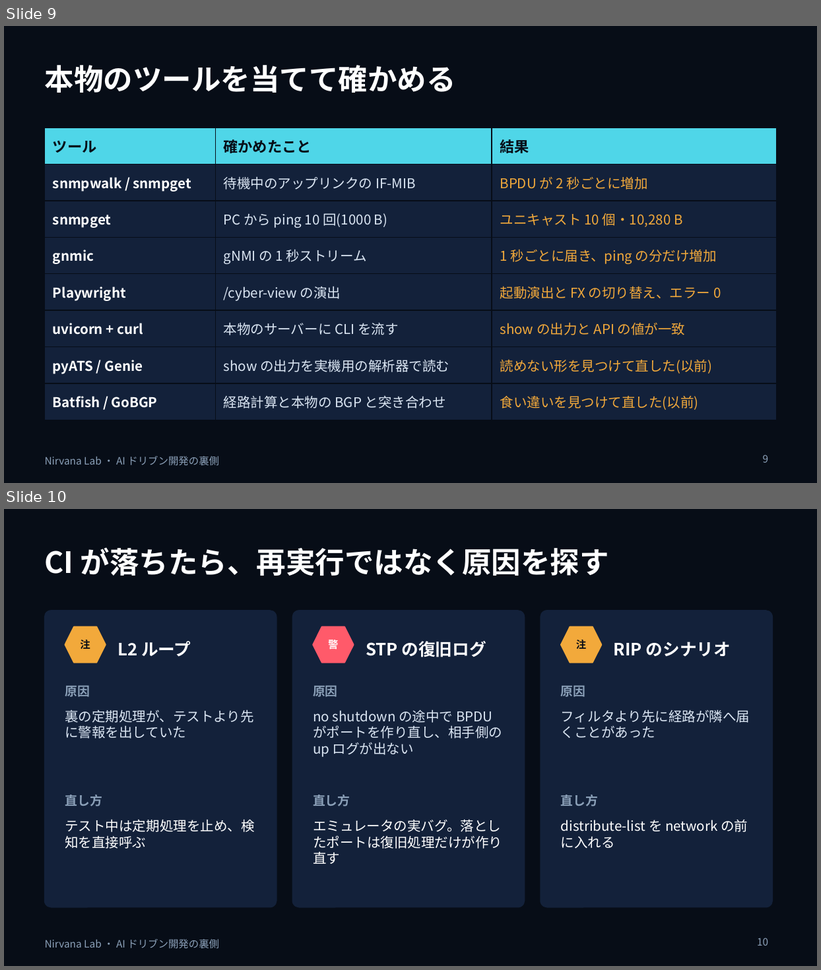
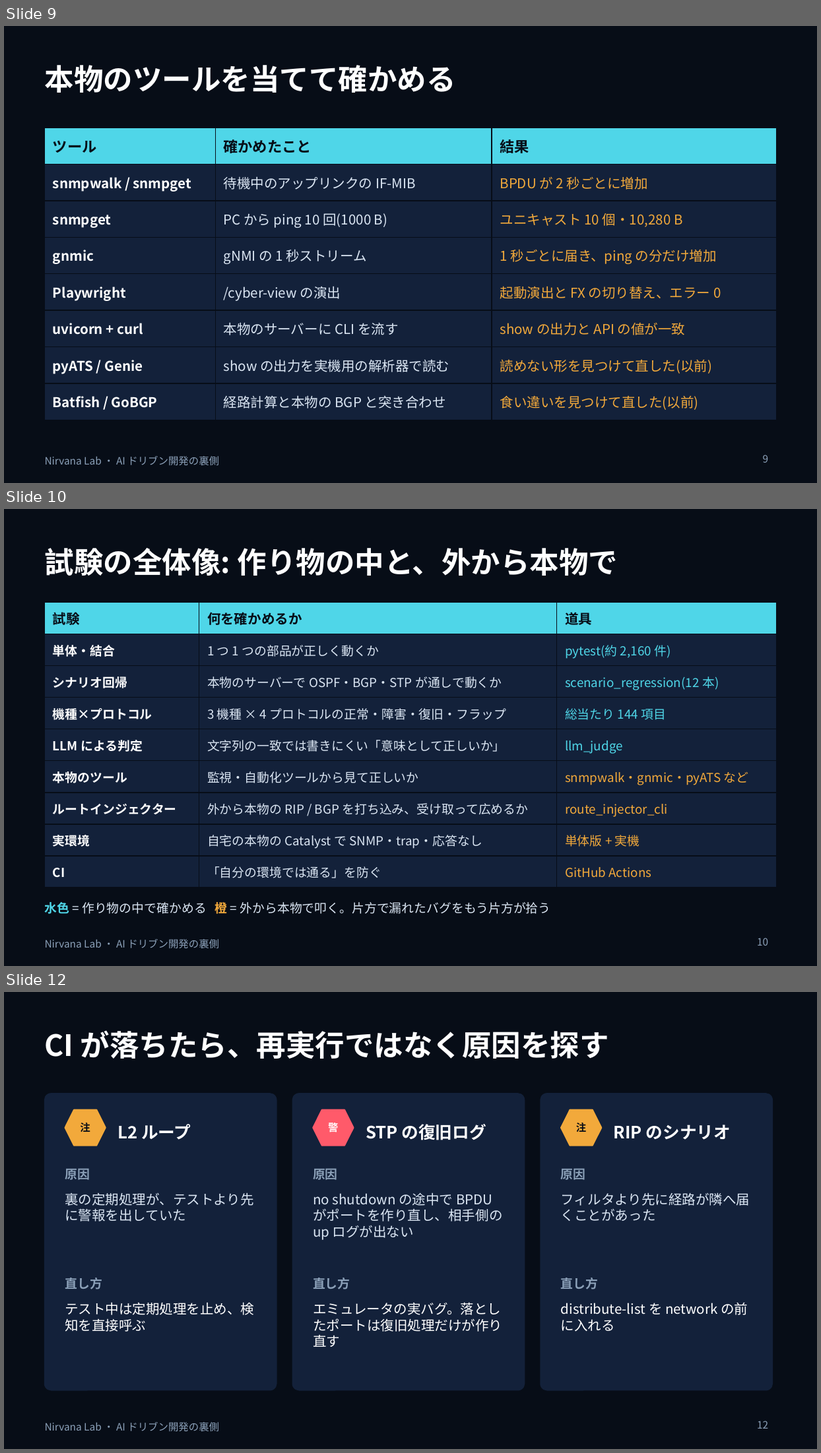
Before and after one commit to w-index-m/network-lab-emulator, a slide deck: docs/ai-driven-dev-behind-the-scenes.pptx. Shown one above the other, each under a label of ours: slides 9 and 10 before the commit, slides 9, 10 and 12 after it; the slides between them are not shown. The pictures are 821x970 and 821x1453 pixels, drawn with LibreOffice and Linux fonts; fonts in the diff are those of the drawing. Boxes give left, top, right and bottom in pixels: in the first picture for what was removed or moved away, otherwise in the second. Text is boxed around its words. In the diff, an @@ line names an element or a change of style, - is before the commit and + after.

```diff
--- a/docs/ai-driven-dev-behind-the-scenes.pptx
+++ b/docs/ai-driven-dev-behind-the-scenes.pptx
@@ slide 10 added at box(4, 509, 817, 966), background #070D17; not listed: 1 template element that a slide beside it also shows @@
@@ title added at box(45, 548, 618, 576), 26 pt, text #FFFFFF, bold @@
+試験の全体像: 作り物の中と、外から本物で
@@ table added at box(45, 603, 776, 881), 9 rows, 3 columns @@
+試験 | 何を確かめるか | 道具
+単体・結合 | 1 つ 1 つの部品が正しく動くか | pytest(約 2,160 件)
+シナリオ回帰 | 本物のサーバーで OSPF・BGP・STP が通しで動くか | scenario_regression(12 本)
+機種×プロトコル | 3 機種 × 4 プロトコルの正常・障害・復旧・フラップ | 総当たり 144 項目
+LLM による判定 | 文字列の一致では書きにくい「意味として正しいか」 | llm_judge
+本物のツール | 監視・自動化ツールから見て正しいか | snmpwalk・gnmic・pyATS など
+ルートインジェクター | 外から本物の RIP / BGP を打ち込み、受け取って広めるか | route_injector_cli
+実環境 | 自宅の本物の Catalyst で SNMP・trap・応答なし | 単体版 + 実機
+CI | 「自分の環境では通る」を防ぐ | GitHub Actions
@@ text added at box(45, 902, 551, 914), 11 pt, text #DBE6F3 @@
+水色 = 作り物の中で確かめる 橙 = 外から本物で叩く。片方で漏れたバグをもう片方が拾う
@@ page number added at box(757, 938, 768, 946), 9 pt, text #8BA0B8 @@
+10
@@ what was slide 10 is now slide 12 @@
@@ page number at box(757, 1421, 768, 1429): text changed @@
-10
+12
```
Also in this commit, not shown: 2 other slides added, 5 other files.
